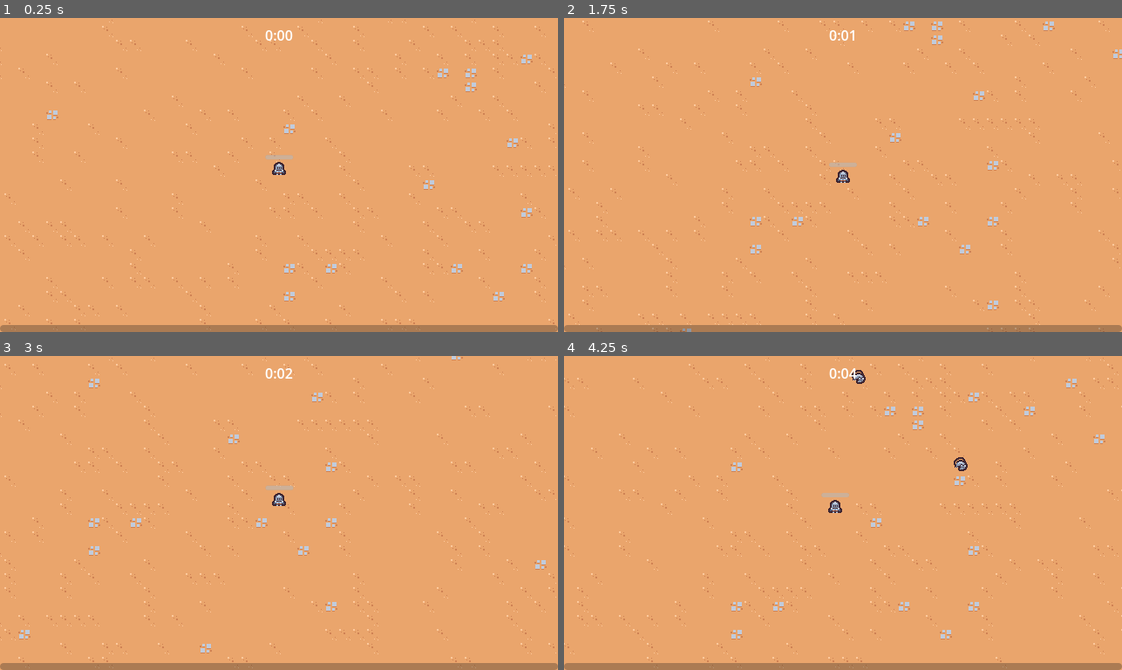
Above: before the commit, frames 1-4 (two rows, left to right).
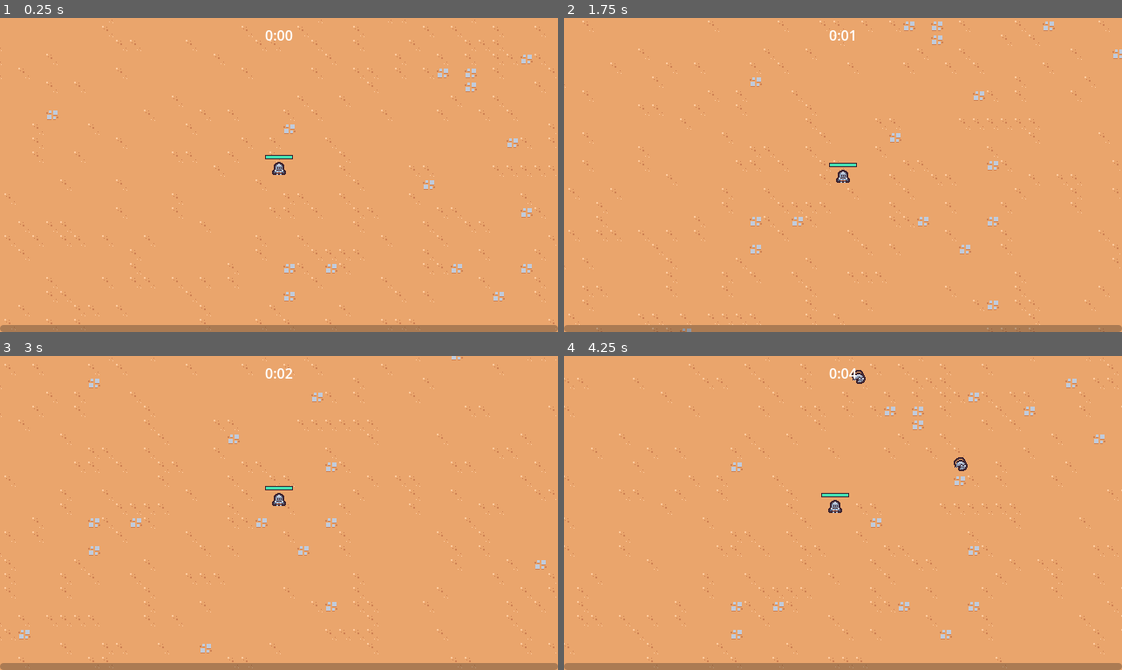
Above: after the commit, the same moments.

Repository: Marllon-Freitas/rogue-like-style-game
Game: Godot game, scene res://scenes/main/main.tscn
Two runs of this game, one before a commit and one after it. Both use one fixed random seed, a clock stepped at 60 frames per second and the inputs below.
Inputs (mouse positions are in pixels of both pictures, inside the frame that each line leads up to):
- Up to frame 1 (0.25 s): no input
- Up to frame 2 (1.75 s): tap Enter at 0.5 s; move the mouse to (965, 159) at 0.52 s; press the mouse at (965, 159) at 0.53 s; hold D (move_right) 0.53-1.28 s; move the mouse to (731, 190) at 1.27 s; release the mouse at (731, 190) at 1.28 s; hold S (move_down) from 1.28 s (still down); click (731, 190) at 1.35 s
- Up to frame 3 (3 s): move the mouse to (334, 443) at 2.02 s; release S (move_down) at 2.03 s; press the mouse at (334, 443) at 2.03 s; hold D (move_right) 2.03-2.78 s; move the mouse to (251, 575) at 2.77 s; release the mouse at (251, 575) at 2.78 s; hold W (move_up) from 2.78 s (still down); click (251, 575) at 2.85 s
- Up to frame 4 (4.25 s): move the mouse to (1010, 560) at 3.52 s; release W (move_up) at 3.53 s; press the mouse at (1010, 560) at 3.53 s; hold A (move_left) from 3.53 s (still down)

The runs differ from the first frame. In frame 1, less than 0.1% of the frame differs, in the area x 47-53%, y 43-45%; in frame 2, less than 0.1%; in frame 3, less than 0.1%; in frame 4, less than 0.1%.

Commit message:
feat: adding a victory screen

Diff:
--- a/scenes/game_object/player/player.tscn
+++ b/scenes/game_object/player/player.tscn
@@ -1,9 +1,20 @@
-[gd_scene load_steps=8 format=3 uid="uid://b3hwyhnmr5g2y"]
+[gd_scene load_steps=10 format=3 uid="uid://b3hwyhnmr5g2y"]
 
 [ext_resource type="Texture2D" uid="uid://dbpntmdi4eafk" path="res://scenes/game_object/player/player.png" id="1_byxje"]
 [ext_resource type="Script" path="res://scenes/game_object/player/player.gd" id="1_qku45"]
 [ext_resource type="PackedScene" uid="uid://xq2vjs03pdaj" path="res://scenes/abilities/sword_ability_controller/sword_ability_controller.tscn" id="2_4vin1"]
 [ext_resource type="PackedScene" uid="uid://w76i2sn13qgi" path="res://scenes/component/health_component.tscn" id="2_ha018"]
+
+[sub_resource type="StyleBoxFlat" id="StyleBoxFlat_n1lqo"]
+bg_color = Color(0.247059, 0.14902, 0.192157, 1)
+
+[sub_resource type="StyleBoxFlat" id="StyleBoxFlat_djrwd"]
+bg_color = Color(0.262745, 0.882353, 0.701961, 1)
+border_width_left = 1
+border_width_top = 1
+border_width_right = 1
+border_width_bottom = 1
+border_color = Color(0.247059, 0.14902, 0.192157, 1)
 
 [sub_resource type="CircleShape2D" id="CircleShape2D_80k5f"]
 radius = 32.0
@@ -36,11 +47,14 @@
 offset_right = 16.0
 offset_bottom = -18.0
 pivot_offset = Vector2(16, 2.5)
+theme_override_styles/background = SubResource("StyleBoxFlat_n1lqo")
+theme_override_styles/fill = SubResource("StyleBoxFlat_djrwd")
 max_value = 1.0
 value = 0.5
 show_percentage = false
 
 [node name="PikupArea2D" type="Area2D" parent="."]
+visible = false
 collision_layer = 16
 collision_mask = 0
 
@@ -53,6 +67,7 @@
 offset = Vector2(0, -8)
 
 [node name="CollisionArea2D" type="Area2D" parent="."]
+visible = false
 collision_layer = 0
 collision_mask = 8
 
--- a/scenes/manager/arena_time_manager.gd
+++ b/scenes/manager/arena_time_manager.gd
@@ -2,6 +2,17 @@
 
 @onready var timer = $Timer
 
+@export var victory_screen_scene: PackedScene
+
+
+func _ready():
+	timer.timeout.connect(on_timer_timeout)
+
 
 func get_time_elapsed():
 	return timer.wait_time - timer.time_left
+
+
+func on_timer_timeout():
+	var victory_screen_instance = victory_screen_scene.instantiate()
+	add_child(victory_screen_instance)
--- a/scenes/manager/arena_time_manager.tscn
+++ b/scenes/manager/arena_time_manager.tscn
@@ -1,11 +1,13 @@
-[gd_scene load_steps=2 format=3 uid="uid://b8iys80510fcj"]
+[gd_scene load_steps=3 format=3 uid="uid://b8iys80510fcj"]
 
 [ext_resource type="Script" path="res://scenes/manager/arena_time_manager.gd" id="1_6x63b"]
+[ext_resource type="PackedScene" uid="uid://w0luq2030glx" path="res://scenes/ui/victory_screen.tscn" id="2_j3pyg"]
 
 [node name="ArenaTimeManager" type="Node"]
 script = ExtResource("1_6x63b")
+victory_screen_scene = ExtResource("2_j3pyg")
 
 [node name="Timer" type="Timer" parent="."]
-wait_time = 60.0
+wait_time = 10.0
 one_shot = true
 autostart = true
--- /dev/null
+++ b/scenes/ui/victory_screen.gd
@@ -0,0 +1,16 @@
+extends CanvasLayer
+
+
+func _ready():
+	get_tree().paused = true
+	$%RestartButton.pressed.connect(on_restart_button_pressed)
+	$%QuitButton.pressed.connect(on_quit_button_pressed)
+
+
+func on_restart_button_pressed():
+	get_tree().paused = false
+	get_tree().change_scene_to_file("res://scenes/main/main.tscn")
+
+
+func on_quit_button_pressed():
+	get_tree().quit()
--- /dev/null
+++ b/scenes/ui/victory_screen.tscn
@@ -0,0 +1,52 @@
+[gd_scene load_steps=2 format=3 uid="uid://w0luq2030glx"]
+
+[ext_resource type="Script" path="res://scenes/ui/victory_screen.gd" id="1_ckm7t"]
+
+[node name="VictoryScreen" type="CanvasLayer"]
+process_mode = 3
+script = ExtResource("1_ckm7t")
+
+[node name="MarginContainer" type="MarginContainer" parent="."]
+anchors_preset = 15
+anchor_right = 1.0
+anchor_bottom = 1.0
+grow_horizontal = 2
+grow_vertical = 2
+
+[node name="PanelContainer" type="PanelContainer" parent="MarginContainer"]
+layout_mode = 2
+size_flags_horizontal = 4
+size_flags_vertical = 4
+
+[node name="MarginContainer" type="MarginContainer" parent="MarginContainer/PanelContainer"]
+custom_minimum_size = Vector2(180, 0)
+layout_mode = 2
+theme_override_constants/margin_left = 8
+theme_override_constants/margin_top = 8
+theme_override_constants/margin_right = 8
+theme_override_constants/margin_bottom = 8
+
+[node name="VBoxContainer" type="VBoxContainer" parent="MarginContainer/PanelContainer/MarginContainer"]
+layout_mode = 2
+
+[node name="Label" type="Label" parent="MarginContainer/PanelContainer/MarginContainer/VBoxContainer"]
+layout_mode = 2
+theme_override_font_sizes/font_size = 24
+text = "Victory"
+horizontal_alignment = 1
+vertical_alignment = 1
+
+[node name="Label2" type="Label" parent="MarginContainer/PanelContainer/MarginContainer/VBoxContainer"]
+layout_mode = 2
+text = "You Won!
+"
+
+[node name="RestartButton" type="Button" parent="MarginContainer/PanelContainer/MarginContainer/VBoxContainer"]
+unique_name_in_owner = true
+layout_mode = 2
+text = "Restart"
+
+[node name="QuitButton" type="Button" parent="MarginContainer/PanelContainer/MarginContainer/VBoxContainer"]
+unique_name_in_owner = true
+layout_mode = 2
+text = "Quit"
